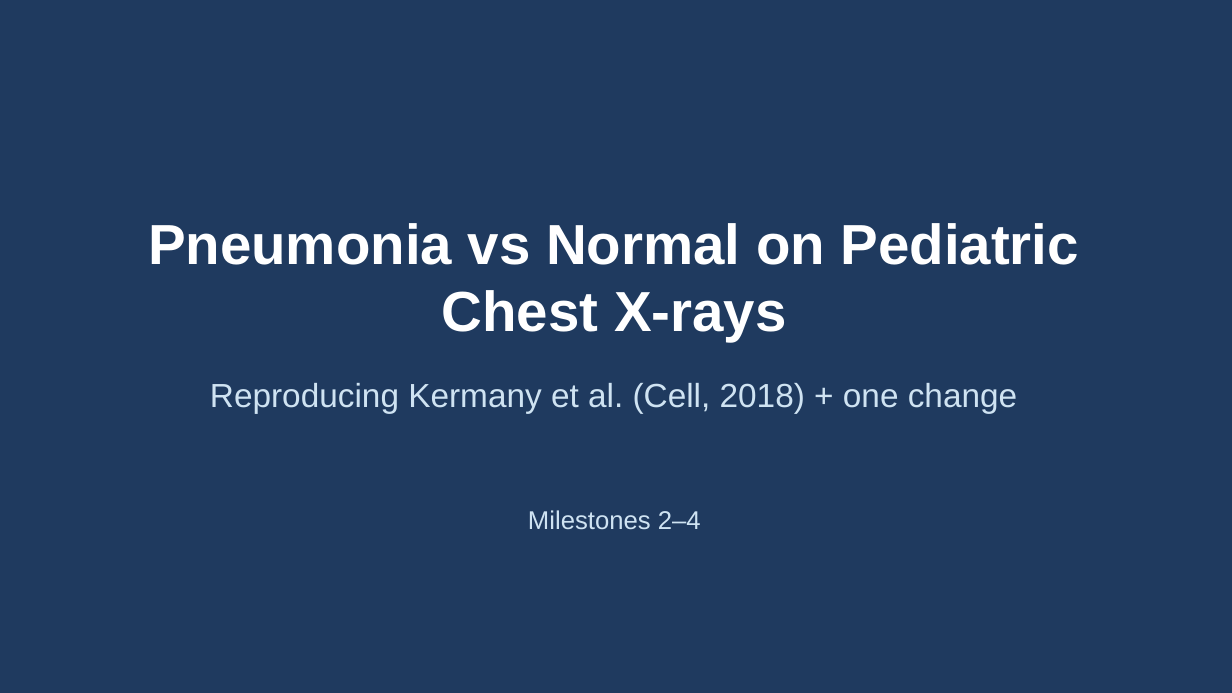
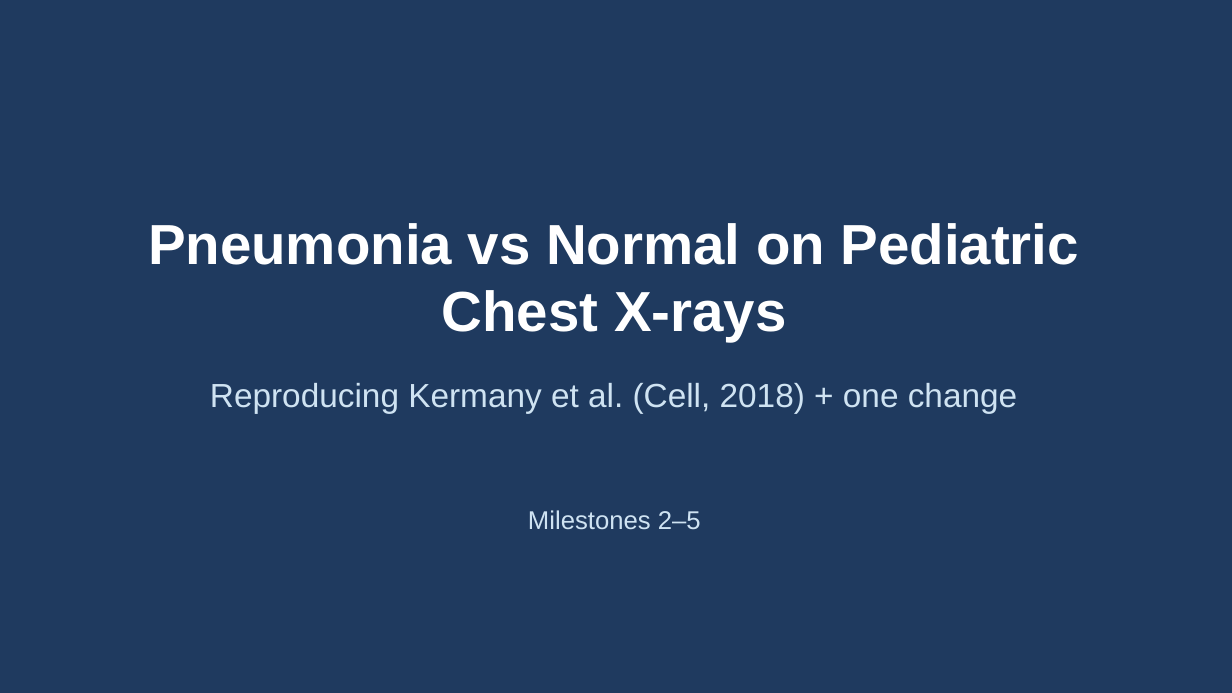
Before and after one commit to Vaiditya2207/pneumonia-cxr-reproduction, a slide deck: slide 1 of milestone3/slides.pptx. Drawn at 1232x693 pixels with LibreOffice and Linux fonts; fonts in the diff are those of the drawing. Boxes give left, top, right and bottom in pixels: in the first picture for what was removed or moved away, otherwise in the second. Text is boxed around its words. In the diff, an @@ line names an element or a change of style, - is before the commit and + after.

Commit message:
Milestone 4 results (executed ablation notebook, corrected chart) and finalised M5 paper, slides, defence Q&A

```diff
--- a/milestone3/slides.pptx
+++ b/milestone3/slides.pptx
@@ text at bbox=[528, 510, 701, 530]: text changed @@
-Milestones 2–4
+Milestones 2–5
```
Also in this commit, not shown: 6 slides added, 13 other files.
